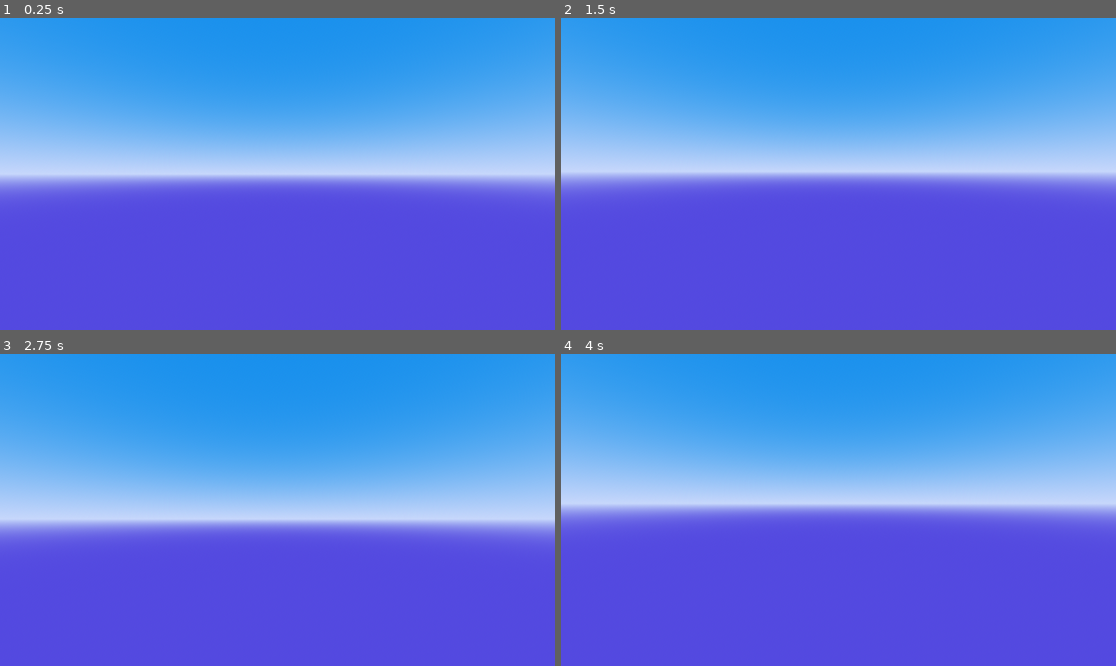
Above: before the commit, frames 1-4 (two rows, left to right).
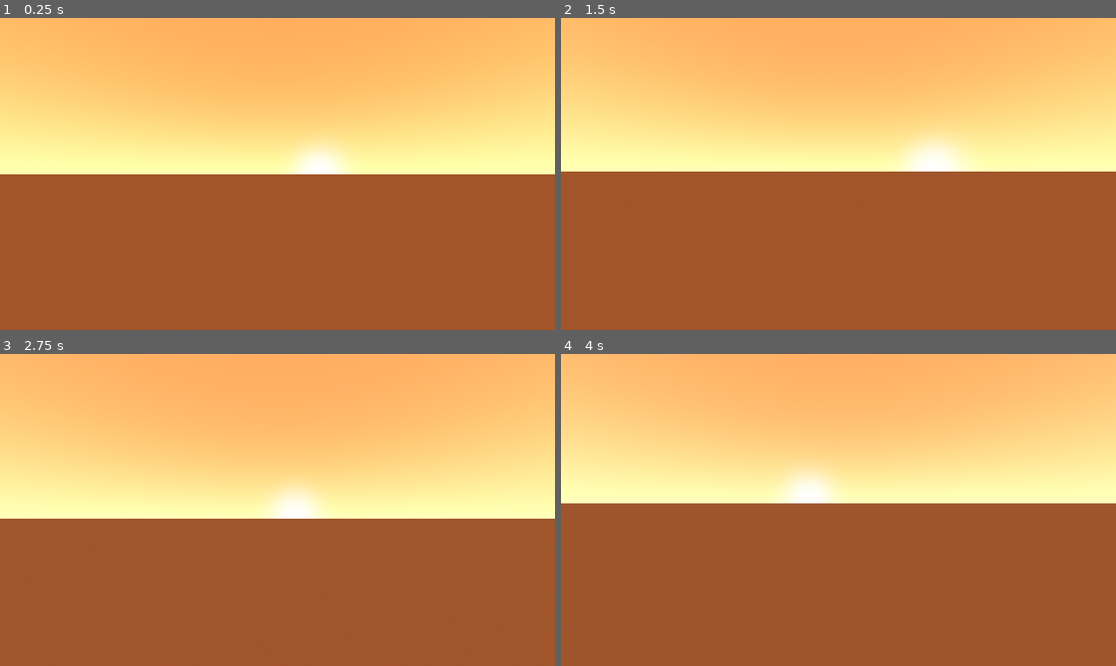
Above: after the commit, the same moments.

Repository: OfficialPixelBrush/BetaDot
Game: Godot game, scene res://Scenes/world_root.tscn
The game is run twice, just before and just after one commit, with the same random seed, the same clock (stepped at 60 frames per second) and the same inputs.
Inputs (mouse positions are in pixels of both pictures, inside the frame that each line leads up to):
- Up to frame 1 (0.25 s): no input
- Up to frame 2 (1.5 s): tap Enter at 0.5 s; move the mouse to (866, 174) at 0.52 s; hold W (Forward) from 0.53 s (still down); tap Space (Jump) at 0.77 s; tap R (Respawn) at 1.25 s; move the mouse to (810, 174) at 1.27 s
- Up to frame 3 (2.75 s): keep holding W (Forward); tap Space (Jump) at 1.52 s; tap R (Respawn) at 2 s; move the mouse to (288, 503) at 2.02 s
- Up to frame 4 (4 s): keep holding W (Forward); tap R (Respawn) at 2.75, 3.5 s; move the mouse to (832, 516) at 2.77 s; tap Space (Jump) at 3.02, 3.77 s; move the mouse to (877, 513) at 3.52 s

The runs differ from the first frame. In frame 1, 100% of the frame differs, in the area x 0-100%, y 0-100%; in frame 2, 100%; in frame 3, 100%; in frame 4, 100%.

Commit message:
super basic time of day
- We now actually unload chunks
- Slightly less unoptimized chunk meshes
- Physics are now 60Hz (idk how to make this accurate now tbh)
- Added Delta time calculation

Diff:
--- a/Scenes/world_root.gd
+++ b/Scenes/world_root.gd
@@ -2,9 +2,20 @@
 
 var playerEntity = preload("res://Scenes/player_entity.tscn")
 @onready var grid_map: GridMap = $GridMap
+@onready var sun: DirectionalLight3D = $Sun
+@onready var world_environment: WorldEnvironment = $WorldEnvironment
+var skyMat : ProceduralSkyMaterial;
+
+const lengthOfDay : int = 24000;
+
+@export var dayColor : Color;
+@export var sunsetColor : Color;
+@export var nightColor : Color;
 
 var entities = {}
-var time : int = 0;
+var time : float = 0.0;
+var dayProgress : float = 0;
+var dayProgressPercent : float = 0;
 
 func AddEntity(entityId : int):
 	var pe = playerEntity.instantiate()
@@ -24,8 +35,55 @@
 	entities[entityId].queue_free()
 	entities.erase(entityId)
 
+func _ready() -> void:
+	skyMat = world_environment.environment.sky.sky_material
+	pass
+
+func UpdateSky():
+	# 0.0 = sunrise
+	# 0.25 = midday
+	# 0.5 = sunset
+	# 0.75 = midnightvar color: Color
+	var color: Color
+	if dayProgressPercent < 0.1:
+		# Sunrise transition: sunsetColor -> dayColor
+		color = sunsetColor.lerp(dayColor, dayProgressPercent / 0.1)
+	elif dayProgressPercent < 0.4:
+		# Day: hold dayColor
+		color = dayColor
+	elif dayProgressPercent < 0.5:
+		# Sunset transition: dayColor -> sunsetColor
+		color = dayColor.lerp(sunsetColor, (dayProgressPercent - 0.4) / 0.1)
+	elif dayProgressPercent < 0.6:
+		# Evening: hold sunsetColor
+		color = sunsetColor
+	elif dayProgressPercent < 0.7:
+		# Night transition: sunsetColor -> nightColor
+		color = sunsetColor.lerp(nightColor, (dayProgressPercent - 0.6) / 0.1)
+	elif dayProgressPercent < 0.9:
+		# Night: hold nightColor
+		color = nightColor
+	else:
+		# Dawn transition: nightColor -> sunrise (sunsetColor)
+		color = nightColor.lerp(sunsetColor, (dayProgressPercent - 0.9) / 0.1)
+
+
+	skyMat.sky_top_color = color
+	skyMat.sky_horizon_color = color*2.0
+	skyMat.ground_horizon_color = color / 2.0
+	skyMat.ground_bottom_color = skyMat.ground_horizon_color
+	world_environment.environment.sky.sky_material = skyMat
+	pass
+
 func UpdateTime(t : int):
-	time = t
+	dayProgress = float(t % lengthOfDay)
+
+func _process(delta: float) -> void:
+	dayProgressPercent = dayProgress/float(lengthOfDay);
+	sun.rotation_degrees.x = 180.0 + dayProgressPercent * 360;
+	dayProgress += delta*20.0
+	dayProgress = fmod(dayProgress, float(lengthOfDay))
+	UpdateSky()
 
 func PlaceBlock(pos : Vector3i, type : int):
 	if (type < 1):
--- a/Scenes/world_root.tscn
+++ b/Scenes/world_root.tscn
@@ -16,6 +16,8 @@
 [sub_resource type="Environment" id="Environment_jvqgh"]
 background_mode = 2
 sky = SubResource("Sky_kwpjn")
+ambient_light_source = 3
+reflected_light_source = 2
 tonemap_mode = 2
 
 [sub_resource type="BoxMesh" id="BoxMesh_jvqgh"]
@@ -23,6 +25,8 @@
 
 [node name="WorldRoot" type="Node3D"]
 script = ExtResource("1_jvqgh")
+dayColor = Color(0.35276523, 0.5527526, 1, 1)
+sunsetColor = Color(0.99999994, 0.53395313, 0.27971947, 1)
 
 [node name="WorldEnvironment" type="WorldEnvironment" parent="."]
 environment = SubResource("Environment_jvqgh")
@@ -38,3 +42,8 @@
 [node name="MeshInstance3D" type="MeshInstance3D" parent="."]
 transform = Transform3D(1, 0, 0, 0, 1, 0, 0, 0, 1, 8, 8, 8)
 mesh = SubResource("BoxMesh_jvqgh")
+
+[node name="Sun" type="DirectionalLight3D" parent="."]
+transform = Transform3D(0.9800672, -0.13851842, -0.14241175, 0.19866666, 0.6833422, 0.702549, -2.536571e-08, -0.7168375, 0.6972402, 207.96223, 81.65073, 0)
+shadow_enabled = true
+directional_shadow_mode = 1
--- a/Scripts/client.gd
+++ b/Scripts/client.gd
@@ -112,9 +112,9 @@
 				loginState = LoginState.ONLINE
 		Enum.Packet.PRE_CHUNK:
 			#print("Got Pre-Chunk")
-			net.ReadInteger()
-			net.ReadInteger()
-			net.ReadBoolean()
+			var cpos = Vector2i(net.ReadInteger(),net.ReadInteger())
+			if (!net.ReadBoolean()):
+				ClearChunk(cpos)
 		Enum.Packet.CHUNK:
 			#print("Got Chunk")
 			var pos = Vector3i(net.ReadInteger(),net.ReadShort(),net.ReadInteger())
@@ -247,9 +247,6 @@
 	net.WriteFloat(-camera_3d.global_rotation_degrees.x)
 	net.WriteBoolean(1)
 	net.SendPacket()
-
-func PosToIndex(pos : Vector3i) -> int:
-	return pos.y + (pos.z*128) + (pos.x*16*128)
 
 func ReadMobMetadata(type : int):
 	print("Mob ID: " + str(type))
@@ -267,12 +264,42 @@
 				net.ReadByte()
 		value = net.ReadByte()
 
+func PosToIndex(pos : Vector3i) -> int:
+	return pos.y + (pos.z*128) + (pos.x*16*128)
+
+func CanCheck(pos : Vector3i) -> bool:
+	return pos.y >= 0 && pos.y < 128 && pos.x >= 0 && pos.x < 16 && pos.z >= 0 && pos.z < 16;
+
+func GetBlock(pos : Vector3i, data : PackedByteArray) -> int:
+	if (CanCheck(pos)):
+		return data[PosToIndex(pos)]
+	return 1;
+
+func IsSurrounded(pos : Vector3i, data : PackedByteArray) -> bool:
+	return (
+		GetBlock(pos + Vector3i(+0,+0,+1), data) > 0 &&
+		GetBlock(pos + Vector3i(+0,+1,+0), data) > 0 &&
+		GetBlock(pos + Vector3i(+1,+0,+0), data) > 0 &&
+		GetBlock(pos + Vector3i(+0,+0,-1), data) > 0 &&
+		GetBlock(pos + Vector3i(+0,-1,+0), data) > 0 &&
+		GetBlock(pos + Vector3i(-1,+0,+0), data) > 0
+	);
+
 func DecompressChunk(pos: Vector3i, size: Vector3i, data: PackedByteArray):
 	var expected_size = int((size.x * size.y * size.z) * 2.5)  # example if each block is 2 bytes
 	var decompressed = data.decompress_dynamic(expected_size, FileAccess.COMPRESSION_DEFLATE)
+	#cm.GenerateMesh(decompressed)
 	for x in range(size.x):
 		for z in range(size.z):
 			for y in range(size.y):
 				var off = Vector3i(x,y,z);
-				var flipped_off = Vector3i(x, y, z)
-				root.PlaceBlock(pos+flipped_off, decompressed[PosToIndex(off)])
+				if (!IsSurrounded(off,decompressed)):
+					root.PlaceBlock(pos+off, decompressed[PosToIndex(off)])
+
+func ClearChunk(cpos: Vector2i):
+	var pos = Vector3i(cpos.x*16,0,cpos.y*16)
+	for x in range(16):
+		for z in range(16):
+			for y in range(128):
+				var off = Vector3i(x,y,z);
+				root.PlaceBlock(pos+off, -1)
--- a/Scripts/network.gd
+++ b/Scripts/network.gd
@@ -110,10 +110,7 @@
 
 func ReadByte() -> int:
 	WaitForBytes(1)
-	var val = _stream.get_8()
-	# convert to signed 8-bit
-	if val & 0x80:
-		val -= 0x100
+	var val = _stream.get_u8()
 	return val
 
 func ReadShort() -> int:
@@ -135,9 +132,8 @@
 func ReadLong() -> int:
 	WaitForBytes(8)
 	var val = swap64(_stream.get_64())
-	# convert to signed 64-bit
-	if val & 0x8000000000000000:
-		val -= 0x10000000000000000
+	# The sign is already in the right spot,
+	# so we don't need to do anything
 	return val
 
 func ReadFloat() -> float:
--- a/Scripts/player.gd
+++ b/Scripts/player.gd
@@ -1,7 +1,8 @@
 extends CharacterBody3D
 
-const SPEED = 4.317
-const JUMP = 80
+# Per Tick (1/20)
+const SPEED = 4.317*60
+const JUMP = 100
 const SENS = 0.004
 
 var focus : bool = false
@@ -55,10 +56,10 @@
 	dir = dir.normalized()
 
 	if dir != Vector3.ZERO:
-		velocity.x = dir.x * SPEED
-		velocity.z = dir.z * SPEED
+		velocity.x = dir.x * SPEED * delta
+		velocity.z = dir.z * SPEED * delta
 	else:
-		velocity.x = move_toward(velocity.x, 0, SPEED)
-		velocity.z = move_toward(velocity.z, 0, SPEED)
+		velocity.x = move_toward(velocity.x, 0, SPEED * delta)
+		velocity.z = move_toward(velocity.z, 0, SPEED * delta)
 
 	move_and_slide()
--- a/project.godot
+++ b/project.godot
@@ -50,7 +50,6 @@
 
 [physics]
 
-common/physics_ticks_per_second=20
 3d/default_gravity=16.0
 
 [rendering]
